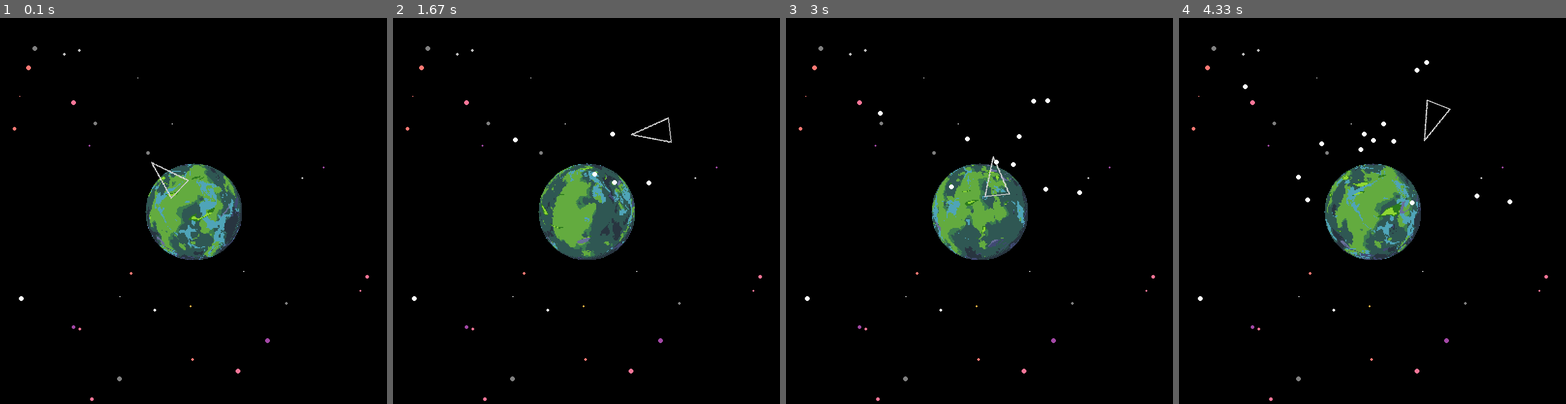
Above: before the commit, frames 1-4 (left to right).
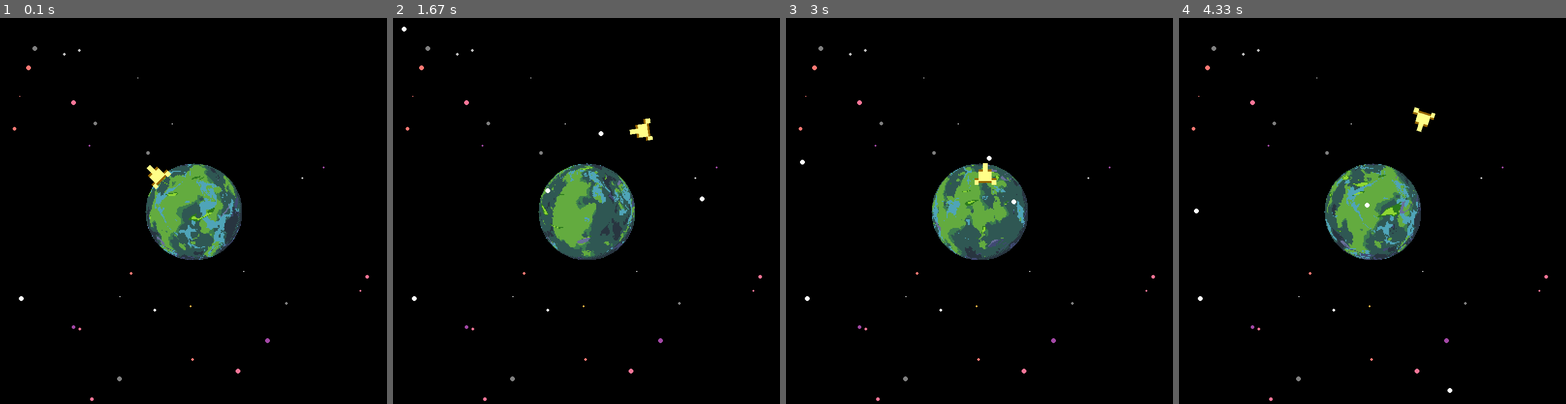
Above: after the commit, the same moments.

Repository: ScriptLineStudios/Pygame-Community-Jam
Game: pygame game, started from main.py
The game is run twice, just before and just after one commit, with the same random seed, the same clock (stepped at 60 frames per second) and the same inputs.
Inputs (mouse positions are in pixels of both pictures, inside the frame that each line leads up to):
- Up to frame 1 (0.1 s): no input
- Up to frame 2 (1.67 s): tap Space at 0.33, 0.73, 1.03, 1.23, 1.57 s; hold D 0.67-1.13 s; move the mouse to (710, 199) at 0.7 s; hold W 1.17-1.47 s; move the mouse to (493, 214) at 1.2 s; hold D from 1.5 s (still down); move the mouse to (466, 153) at 1.53 s
- Up to frame 3 (3 s): tap Space at 1.87, 2.07, 2.37, 2.63, 2.97 s; release D at 1.97 s; hold A 2-2.53 s; move the mouse to (1037, 75) at 2.03 s; hold S 2.57-2.87 s; move the mouse to (1025, 245) at 2.6 s; hold A from 2.9 s (still down); move the mouse to (987, 83) at 2.93 s
- Up to frame 4 (4.33 s): tap Space at 3.27, 3.4, 3.8, 4.1 s; release A at 3.3 s; hold W 3.33-3.7 s; move the mouse to (1233, 199) at 3.37 s; hold D from 3.73 s (still down); move the mouse to (1376, 253) at 3.77 s

The runs differ from the first frame. In frame 1, 0.2% of the frame differs, in the area x 37-49%, y 37-47%; in frame 2, 0.3%; in frame 3, 0.4%; in frame 4, 0.5%, in the area x 3-87%, y 10-98%.

Commit message:
Update main.py

Diff:
--- a/main.py
+++ b/main.py
@@ -9,8 +9,8 @@
 display_size = display.get_size()
 clock = pygame.time.Clock()
 
-ship_img = pygame.image.load("ship.png").convert()
-ship_img.set_colorkey((255,255,255))
+ship_img = pygame.image.load("assets/images/ship1.png").convert()
+ship_img.set_colorkey((0,0,0))
 
 def rotate(rotatedImage, rect):
       rect = rotatedImage.get_rect(center=rect.center)
@@ -24,6 +24,8 @@
           self.planetAnim = 0
           self.maxAnim = 198
 
+          self.mask = pygame.mask.from_surface(self.planetImgs[0])
+
       def main(self,display):#main function(draw planet frames
           if self.planetAnim >= self.maxAnim:
               self.planetAnim = 0# animatoin loop
@@ -31,12 +33,13 @@
 
           display.blit(self.planetImgs[round(self.planetAnim)],self.pos)
       def ifCollide(self,rect):
+          #if planet rect collide with other rect
           if self.planetRect.colliderect(rect):
                 return True
           else:
                 return False
 
-planetSheet = pygame.image.load('planet.png').convert()
+planetSheet = pygame.image.load('assets/images/planet.png').convert()
 planetSheet.set_colorkey()
 planetSize = [200,200]#planetFrameSize
 mainPlanet = planet([display_size[0]//2-planetSize[0]//2,display_size[1]//2-planetSize[1]//2],planetSheet)#atribute0 - centering position, atribute1 - planet scpritesheet
@@ -96,15 +99,20 @@
           self.color = (255,255,255)
           self.angle = angle
 
+          self.bulletSpeed = 5
+
           self.rect = pygame.Rect(self.pos[0],self.pos[1],self.radius*2,self.radius*2)
 
       def main(self,display):
           self.rect = pygame.Rect(self.pos[0],self.pos[1],self.radius*2,self.radius*2)
 
-          self.pos[0] += math.cos(math.radians(self.angle))
-          self.pos[1] -= math.sin(math.radians(self.angle))
+          self.pos[0] += math.cos(math.radians(self.angle))*self.bulletSpeed
+          self.pos[1] -= math.sin(math.radians(self.angle))*self.bulletSpeed
 
           pygame.draw.circle(display,self.color,self.pos,self.radius)
+
+shootTimer = 20
+
 ship = Ship(300, 300)
 
 while True:
@@ -112,16 +120,19 @@
 
       spaceBG.draw(display)
 
+      if shootTimer < 20:
+            shootTimer += 1
+
       for event in pygame.event.get():
             if event.type == pygame.QUIT:
                   pygame.quit()
                   sys.exit()
 
             if event.type == KEYDOWN:
-                  if event.key == K_SPACE:
+                  if event.key == K_SPACE and shootTimer == 20:
                         shootPos = [ship.rect.center[0]+math.cos(math.radians(ship.angle))*(ship.size[0]//2),ship.rect.center[1]-math.sin(math.radians(ship.angle))*(ship.size[1]//2)]
                         bullets.append(bullet(shootPos,ship.angle))
-
+                        shootTimer = 0
 
 
       mouse_x, mouse_y = pygame.mouse.get_pos()
@@ -144,7 +155,7 @@
                   ship.speedIncrease += 0.1
       else:
           if ship.speedIncrease > 0:
-              ship.speedIncrease -= 0.04
+              ship.speedIncrease -= 0.005
           else:
               ship.speedIncrease = 0
 
